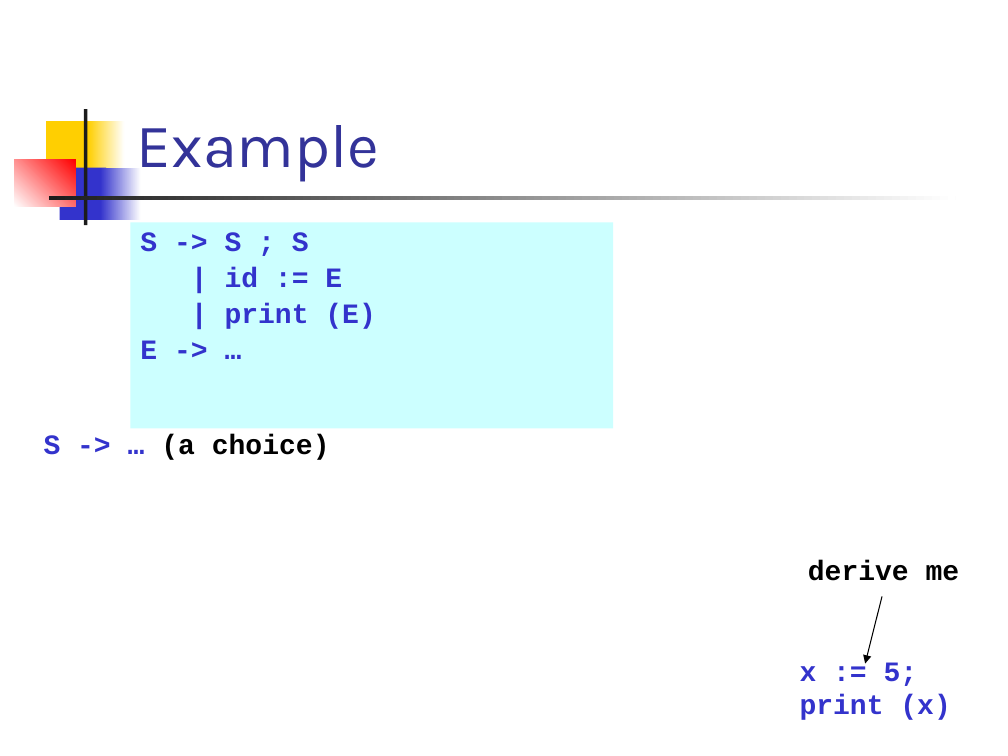
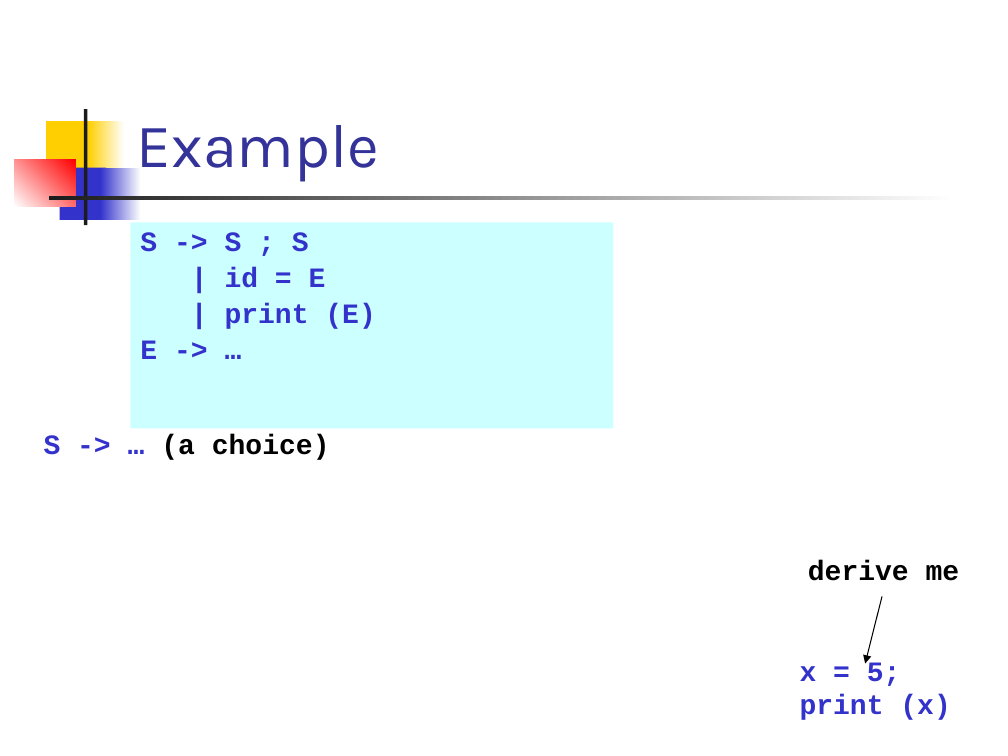
Before and after one commit to csslab-ustc/csslab-ustc.github.io, a slide deck: slide 6 of courses/theory/slides/lec03-parsing-cfg.pptx. Drawn at 1008x756 pixels with LibreOffice and Linux fonts; fonts in the diff are those of the drawing. Boxes give left, top, right and bottom in pixels: in the first picture for what was removed or moved away, otherwise in the second. Text is boxed around its words. In the diff, an @@ line names an element or a change of style, - is before the commit and + after.

```diff
--- a/courses/theory/slides/lec03-parsing-cfg.pptx
+++ b/courses/theory/slides/lec03-parsing-cfg.pptx
@@ text at bbox=[225, 267, 326, 288]: text changed @@
-| id := E
+| id = E
@@ text at bbox=[800, 662, 901, 686]: text changed @@
-x := 5;
+x = 5;
```
Also in this commit, not shown: 5 other slides changed.
